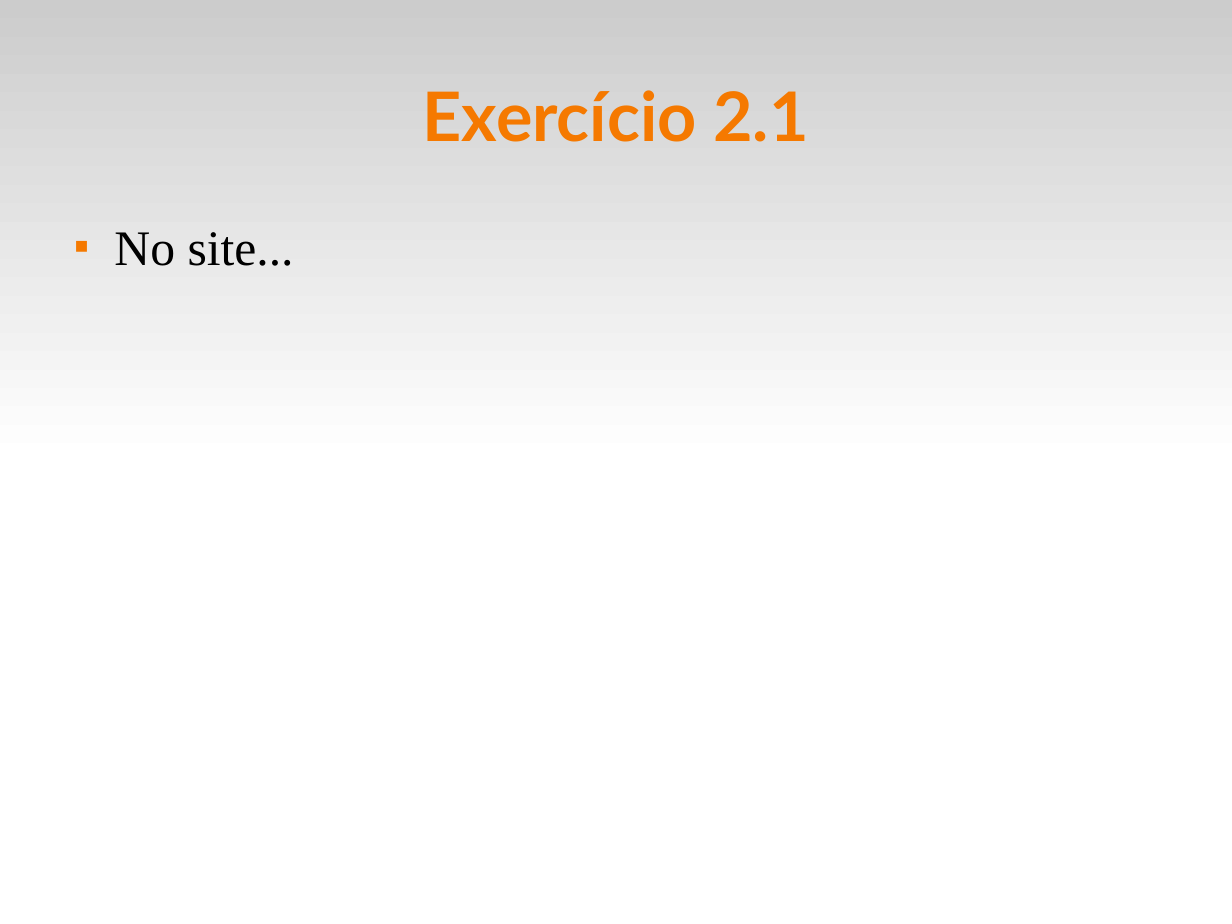
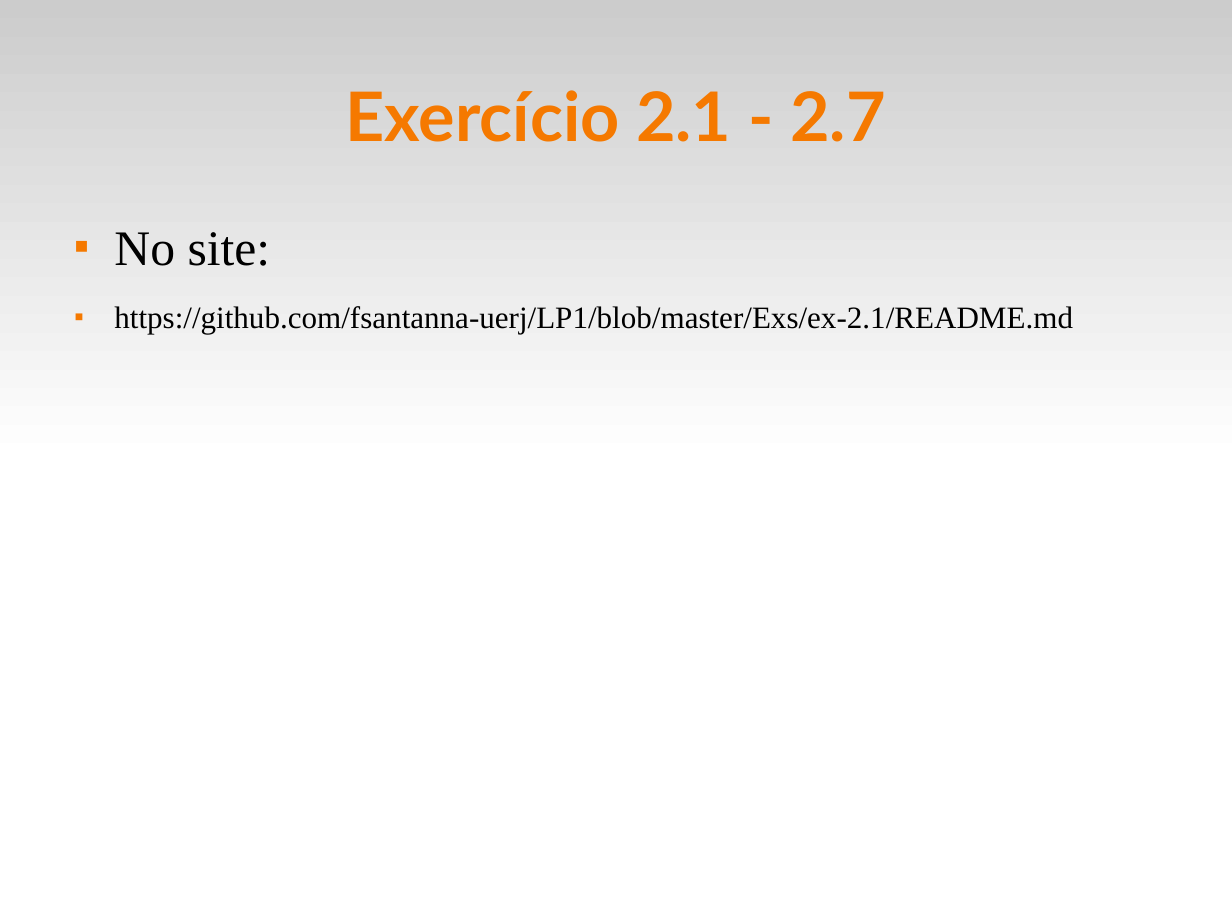
Before and after one commit to fsantanna-uerj/LP1, a slide deck: slide 8 of Slides/lp1-02-c.odp. Drawn at 1232x924 pixels with LibreOffice and Linux fonts; fonts in the diff are those of the drawing. Boxes give left, top, right and bottom in pixels: in the first picture for what was removed or moved away, otherwise in the second. Text is boxed around its words. In the diff, an @@ line names an element or a change of style, - is before the commit and + after.

```diff
--- a/Slides/lp1-02-c.odp
+++ b/Slides/lp1-02-c.odp
@@ title at bbox=[346, 90, 885, 142]: text changed @@
-Exercício 2.1
+Exercício 2.1 - 2.7
@@ text at bbox=[114, 232, 1073, 334]: text changed; size 32 to 20 pt @@
-■ No site...
+■ No site:
+■ https://github.com/fsantanna-uerj/LP1/blob/master/Exs/ex-2.1/README.md
```
Also in this commit, not shown: 1 other slide changed, 1 other file.
